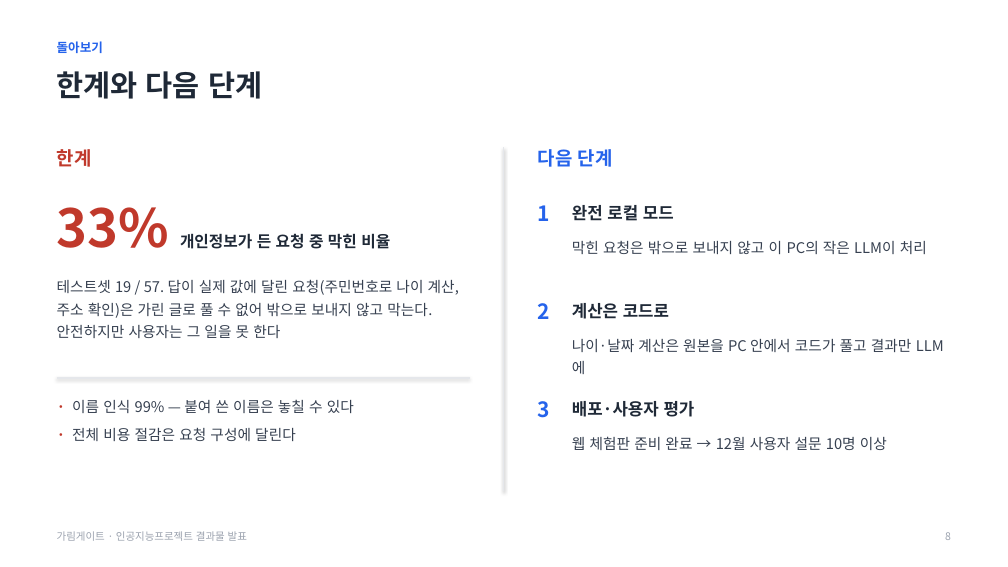
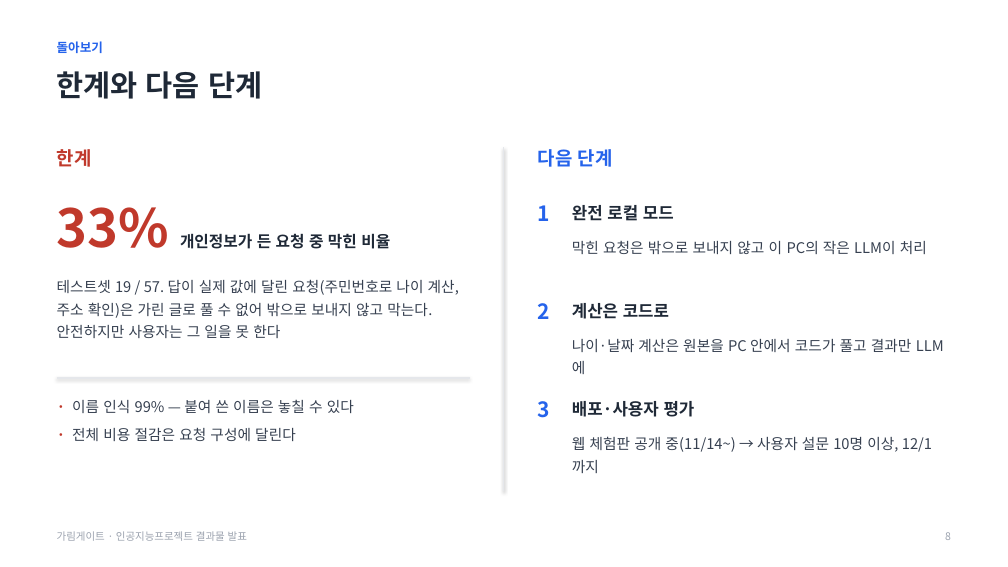
Before and after one commit to baesanggue/ai-gateway, a slide deck: slide 8 of docs/presentation/2026-11-17-garimgate.pptx. Drawn at 1008x567 pixels with LibreOffice and Linux fonts; fonts in the diff are those of the drawing. Boxes give left, top, right and bottom in pixels: in the first picture for what was removed or moved away, otherwise in the second. Text is boxed around its words. In the diff, an @@ line names an element or a change of style, - is before the commit and + after.

```diff
--- a/docs/presentation/2026-11-17-garimgate.pptx
+++ b/docs/presentation/2026-11-17-garimgate.pptx
@@ text at <box>572,436,932,452</box>: text changed @@
-웹 체험판 준비 완료 → 12월 사용자 설문 10명 이상
+웹 체험판 공개 중(11/14~) → 사용자 설문 10명 이상, 12/1까지
```
Also in this commit, not shown: 2 other slides changed, 2 other files.
